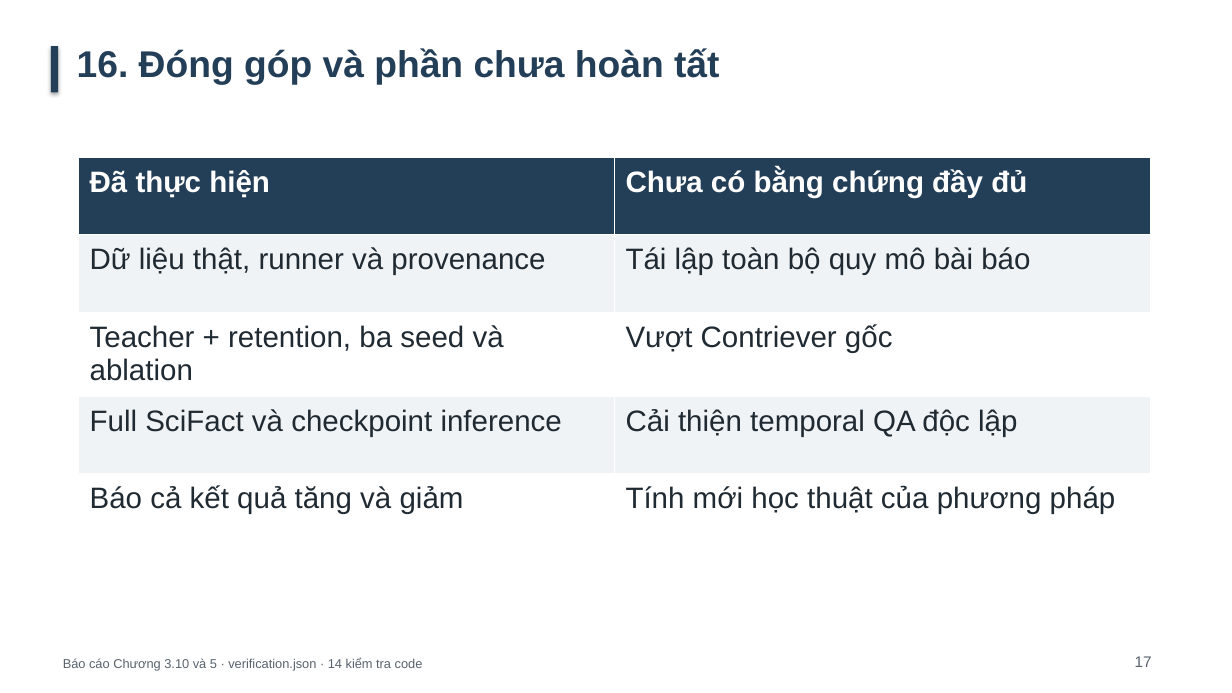
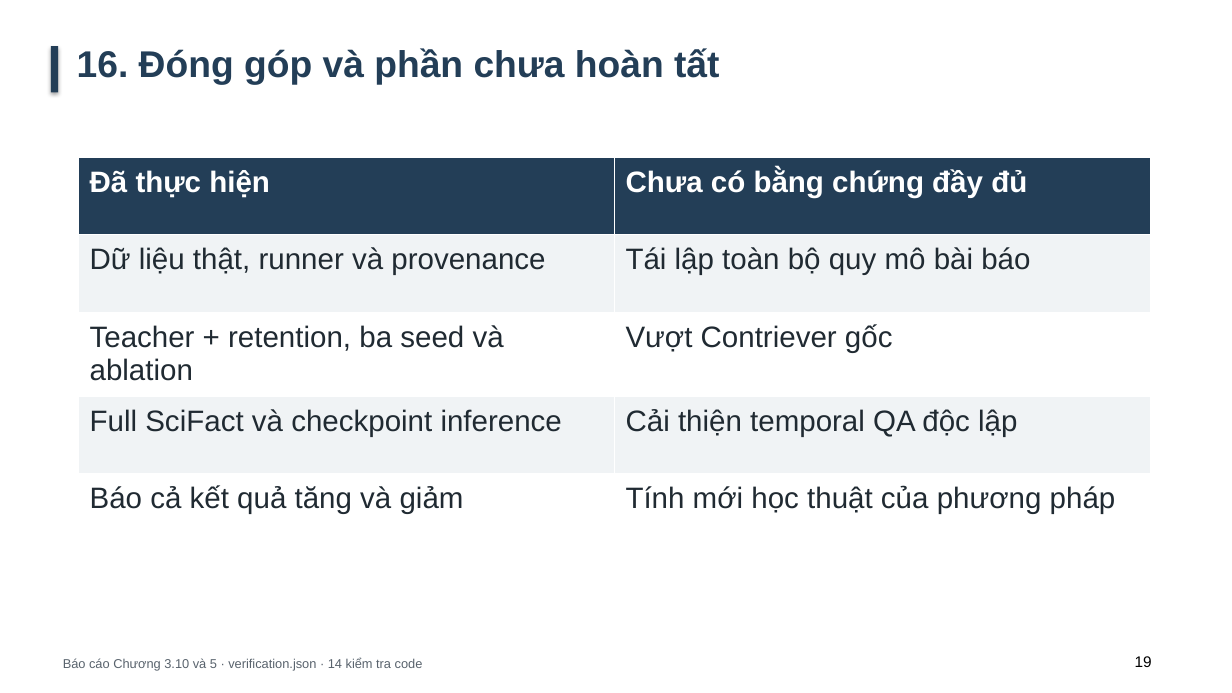
Before and after one commit to lequangduccode/tpour-trpo-experiments, a slide deck: slide 19 of reports/presentation_final/Slide_thuyet_trinh_TPOUR_TRPO_cap_nhat.pptx (slide 17 before the commit). Drawn at 1232x693 pixels with LibreOffice and Linux fonts; fonts in the diff are those of the drawing. Boxes give left, top, right and bottom in pixels: in the first picture for what was removed or moved away, otherwise in the second. Text is boxed around its words. In the diff, an @@ line names an element or a change of style, - is before the commit and + after.

```diff
--- a/reports/presentation_final/Slide_thuyet_trinh_TPOUR_TRPO_cap_nhat.pptx
+++ b/reports/presentation_final/Slide_thuyet_trinh_TPOUR_TRPO_cap_nhat.pptx
@@ text at [1135, 656, 1152, 667]: text changed; text colour #59636D to #000000 @@
-17
+19
```
Also in this commit, not shown: 22 other slides changed, 4 slides added, 27 other files.
